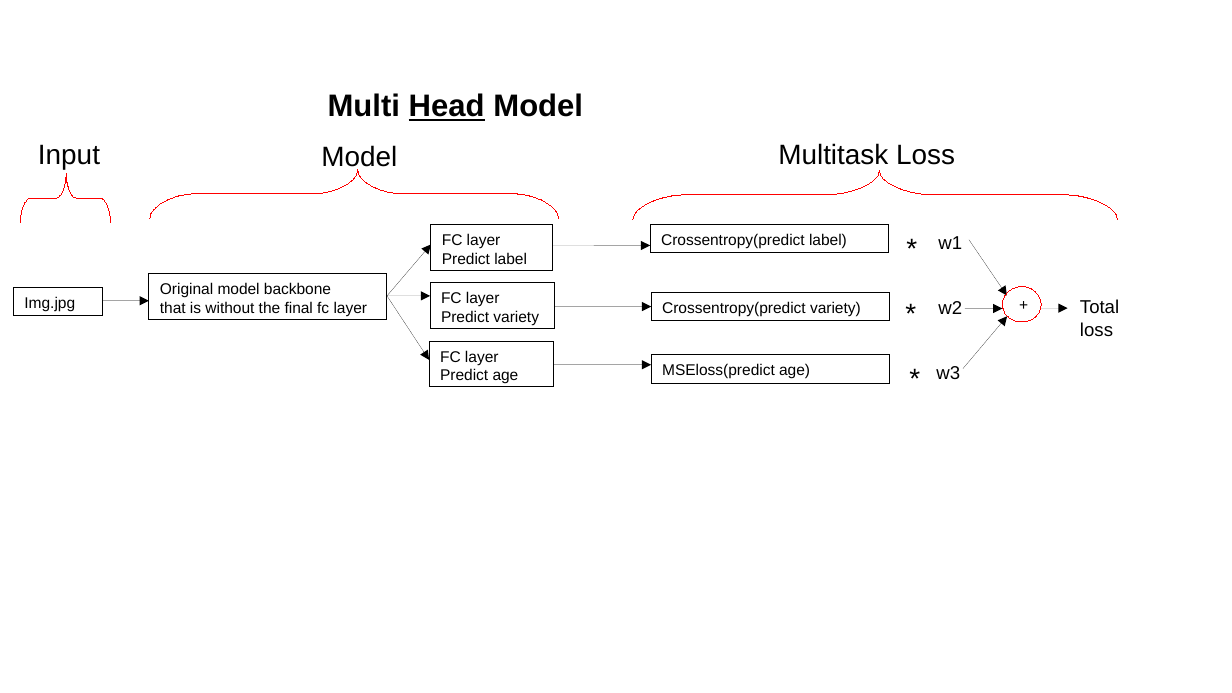
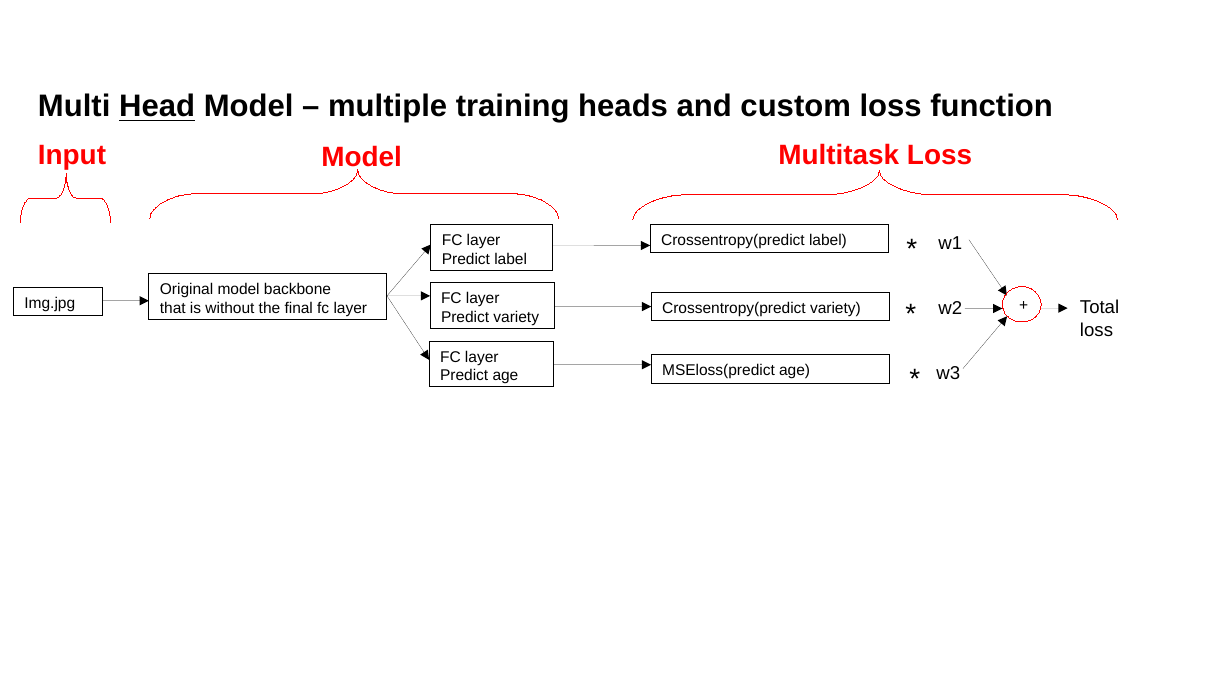
Before and after one commit to CNUClasses/CPSC471, a slide deck: slide 7 of content/lectures/illustration_ppt/illustrations.odp. Drawn at 1232x693 pixels with LibreOffice and Linux fonts; fonts in the diff are those of the drawing. Boxes give left, top, right and bottom in pixels: in the first picture for what was removed or moved away, otherwise in the second. Text is boxed around its words. In the diff, an @@ line names an element or a change of style, - is before the commit and + after.

```diff
--- a/content/lectures/illustration_ppt/illustrations.odp
+++ b/content/lectures/illustration_ppt/illustrations.odp
@@ text at [38, 93, 1052, 123]: text changed @@
-Multi Head Model
+Multi Head Model – multiple training heads and custom loss function
@@ text colour #000000 to #FF0000, bold on in 3 elements at [778, 143, 972, 165], [38, 144, 106, 169], [321, 145, 402, 171] @@
```
Also in this commit, not shown: 1 other slide changed, 2 other files.
